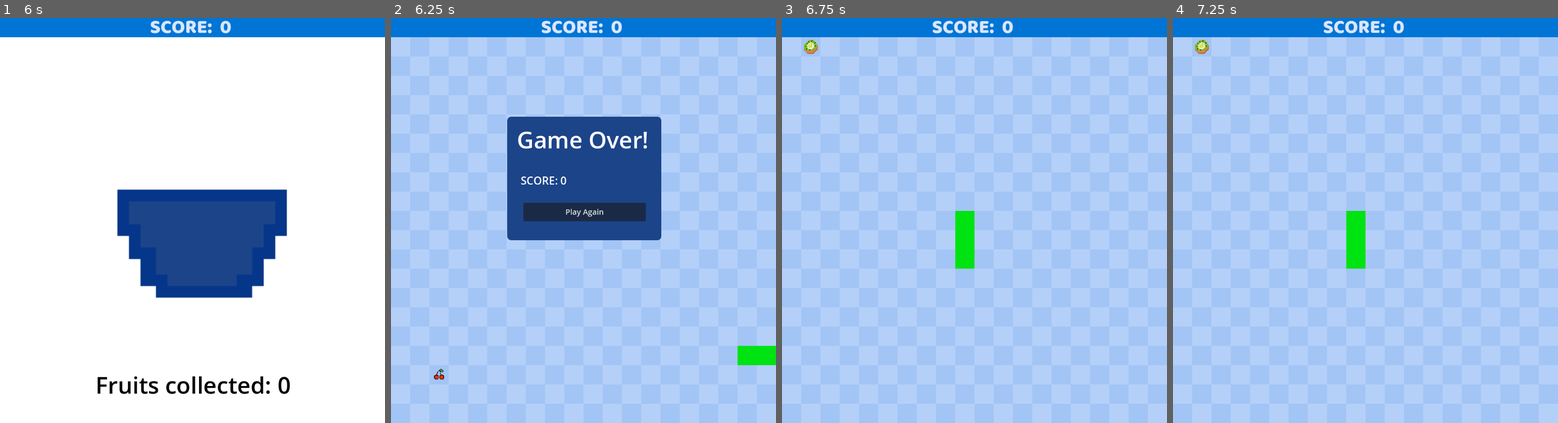
Above: before the commit, frames 1-4 (left to right).
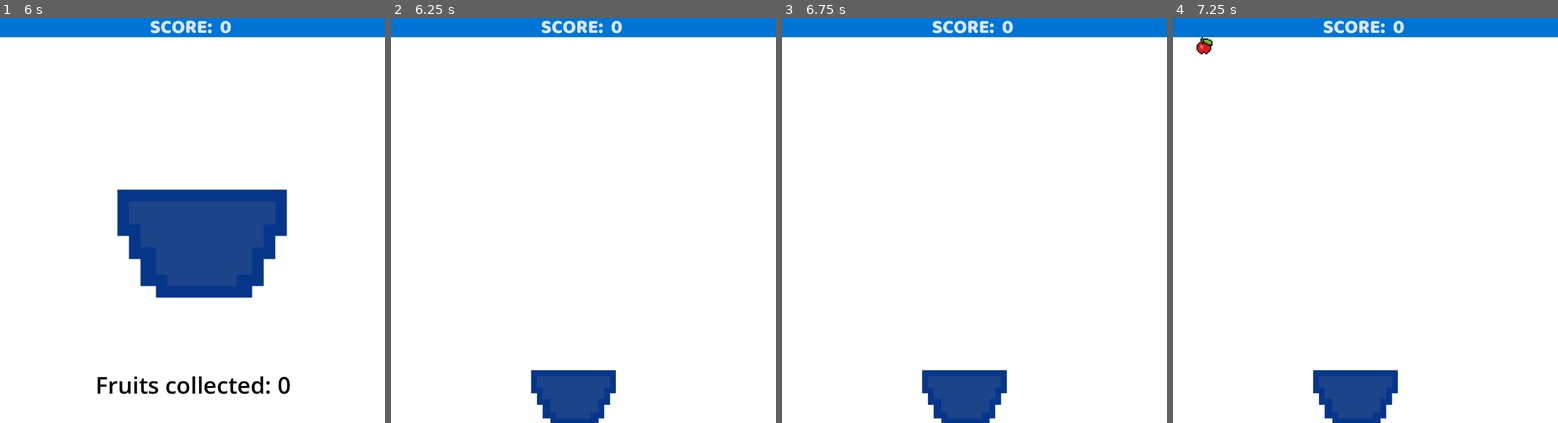
Above: after the commit, the same moments.

Repository: lll11233/snakeGame
Game: Godot game, scene res://scenes/main.tscn
Same seed, same stepped clock (60 frames per second), same inputs: the game is played once before the commit and once after it.
Inputs (mouse positions are in pixels of both pictures, inside the frame that each line leads up to):
- Up to frame 1 (6 s): click "Press Me to start!" at 0.5 s; tap Enter at 1.25, 5.75 s; hold D (move_right) 1.28-2.03 s; tap Alt every 1.5 s from 1.35 to 5.85 s; hold Down (move_down) 2.03-2.78 s; tap Shift at 2.1, 3.6, 5.1 s; hold D (move_right) 2.78-3.53 s; hold W (move_up) 3.53-4.28 s; hold Left (move_left) 4.28-5.78 s; tap Space at 5 s; hold Down (move_down) from 5.78 s (still down)
- Up to frame 2 (6.25 s): keep holding Down (move_down)
- Up to frame 3 (6.75 s): release Down (move_down) at 6.5 s; click (974, 212) at 6.5 s, where only the run before the commit has a clickable "Play Again"
- Up to frame 4 (7.25 s): no input

Frame 1 is identical in both runs. In frame 2, 95% of the frame differs, in the area x 0-100%, y 4-100%; in frame 3, 95%; in frame 4, 95%.

Commit message:
it not working

Diff:
--- a/player.gd
+++ b/player.gd
@@ -4,8 +4,8 @@
 const SPEED = 300.0
 
 
-func _physics_process(delta: float) -> void:
-	var direction = Input.get_axis("move_left","move_right")
+func _physics_process(_delta: float) -> void:
+	var direction = Input.get_axis("move_left","move_right",)
 	if direction != 0:
 		##what does != mean?
 		velocity.x = direction * SPEED
--- a/scenes/collectibles.tscn
+++ /dev/null
@@ -1,19 +0,0 @@
-[gd_scene load_steps=4 format=3 uid="uid://v6wc2totgcfx"]
-
-[ext_resource type="Script" uid="uid://b74n67sngs0ny" path="res://scripts/collectibles.gd" id="1_mtlde"]
-[ext_resource type="Texture2D" uid="uid://b2cicg4pqs5tu" path="res://assets/apple.png" id="2_rms2y"]
-
-[sub_resource type="CircleShape2D" id="CircleShape2D_baflr"]
-radius = 26.0
-
-[node name="collectibles" type="Area2D"]
-script = ExtResource("1_mtlde")
-
-[node name="TextureRect" type="TextureRect" parent="."]
-offset_right = 40.0
-offset_bottom = 40.0
-texture = ExtResource("2_rms2y")
-
-[node name="CollisionShape2D" type="CollisionShape2D" parent="."]
-position = Vector2(26, 24)
-shape = SubResource("CircleShape2D_baflr")
--- /dev/null
+++ b/scenes/fallingObject.tscn
@@ -0,0 +1,21 @@
+[gd_scene load_steps=4 format=3 uid="uid://v6wc2totgcfx"]
+
+[ext_resource type="Script" uid="uid://b74n67sngs0ny" path="res://scripts/fallingObject.gd" id="1_du1qa"]
+[ext_resource type="Texture2D" uid="uid://b2cicg4pqs5tu" path="res://assets/apple.png" id="2_05y2y"]
+
+[sub_resource type="CircleShape2D" id="CircleShape2D_baflr"]
+radius = 26.0
+
+[node name="fallingObject" type="Area2D"]
+script = ExtResource("1_du1qa")
+
+[node name="TextureRect" type="TextureRect" parent="."]
+offset_right = 40.0
+offset_bottom = 40.0
+texture = ExtResource("2_05y2y")
+
+[node name="CollisionShape2D" type="CollisionShape2D" parent="."]
+position = Vector2(26, 24)
+shape = SubResource("CircleShape2D_baflr")
+
+[connection signal="area_entered" from="." to="." method="_on_area_entered"]
--- a/scenes/fallling_objects.tscn
+++ /dev/null
@@ -1,24 +0,0 @@
-[gd_scene load_steps=9 format=3 uid="uid://cmbgvnjy6x2ol"]
-
-[ext_resource type="Script" uid="uid://dxukwvmpivy6q" path="res://scripts/fallling_objects.gd" id="1_atonc"]
-[ext_resource type="Texture2D" uid="uid://b2cicg4pqs5tu" path="res://assets/apple.png" id="1_k6rdh"]
-[ext_resource type="Script" uid="uid://dhvu5b7s7ab67" path="res://scripts/sprite_2d.gd" id="3_kwpbn"]
-[ext_resource type="Texture2D" uid="uid://b15th0wfah3f5" path="res://assets/banana.png" id="4_vmqfi"]
-[ext_resource type="Texture2D" uid="uid://c4ck22ewcn624" path="res://assets/cherry.png" id="5_7ij1x"]
-[ext_resource type="Texture2D" uid="uid://dmi5b3mgpqfyk" path="res://assets/grape.png" id="6_h7fvf"]
-[ext_resource type="Texture2D" uid="uid://cxdxaj2ktsjmu" path="res://assets/kiwi.png" id="7_nevlw"]
-
-[sub_resource type="CircleShape2D" id="CircleShape2D_atonc"]
-radius = 22.3607
-
-[node name="Area2D" type="Area2D"]
-script = ExtResource("1_atonc")
-
-[node name="CollisionShape2D" type="CollisionShape2D" parent="."]
-shape = SubResource("CircleShape2D_atonc")
-debug_color = Color(0.0977077, 0.522952, 1, 0.42)
-
-[node name="Sprite2D" type="Sprite2D" parent="."]
-texture = ExtResource("1_k6rdh")
-script = ExtResource("3_kwpbn")
-sprite_textures = Array[Texture2D]([ExtResource("1_k6rdh"), ExtResource("4_vmqfi"), ExtResource("5_7ij1x"), ExtResource("6_h7fvf"), ExtResource("7_nevlw")])
--- a/scenes/mini_game.tscn
+++ b/scenes/mini_game.tscn
@@ -1,17 +1,27 @@
-[gd_scene load_steps=2 format=3 uid="uid://o4g6rc5v43r0"]
+[gd_scene load_steps=3 format=3 uid="uid://o4g6rc5v43r0"]
 
 [ext_resource type="Script" uid="uid://dji2as7c7phig" path="res://scripts/mini_game.gd" id="1_gn4em"]
+[ext_resource type="PackedScene" uid="uid://d27a728gbnsba" path="res://scenes/player.tscn" id="2_nrtvx"]
 
 [node name="mini_game" type="Node"]
 script = ExtResource("1_gn4em")
 
 [node name="ColorRect" type="ColorRect" parent="."]
 anchors_preset = -1
-anchor_right = 0.985
-anchor_bottom = 0.990476
+anchor_left = -0.025
+anchor_right = 1.01
+anchor_bottom = 0.985714
+offset_left = 25.0
+offset_top = 20.0
+offset_right = 25.0
+offset_bottom = 20.0
 metadata/_edit_use_anchors_ = true
 
 [node name="Timer" type="Timer" parent="."]
 
 [node name="Marker2D" type="Marker2D" parent="."]
 position = Vector2(464, 12)
+
+[node name="player" parent="." instance=ExtResource("2_nrtvx")]
+
+[connection signal="timeout" from="Timer" to="." method="_on_timer_timeout"]
--- a/scenes/basket.tscn
+++ b/scenes/player.tscn
@@ -1,12 +1,19 @@
-[gd_scene load_steps=3 format=3 uid="uid://d27a728gbnsba"]
+[gd_scene load_steps=4 format=3 uid="uid://d27a728gbnsba"]
 
 [ext_resource type="Script" uid="uid://d28kge4g2ws27" path="res://player.gd" id="1_ccfdg"]
 [ext_resource type="Texture2D" uid="uid://bujwv4h5wekqd" path="res://assets/bowl_2.png" id="2_idgsc"]
 
-[node name="basket" type="CharacterBody2D"]
+[sub_resource type="RectangleShape2D" id="RectangleShape2D_idgsc"]
+size = Vector2(214, 141)
+
+[node name="player" type="CharacterBody2D"]
+collision_mask = 4
 script = ExtResource("1_ccfdg")
 
 [node name="Sprite2D" type="Sprite2D" parent="."]
+position = Vector2(459, 943)
 texture = ExtResource("2_idgsc")
 
 [node name="CollisionShape2D" type="CollisionShape2D" parent="."]
+position = Vector2(468, 985.5)
+shape = SubResource("RectangleShape2D_idgsc")
--- a/scripts/collectibles.gd
+++ /dev/null
@@ -1,20 +0,0 @@
-extends Area2D
-
-
-
-
-var speed = 300
-# Called when the node enters the scene tree for the first time.
-func _ready() -> void:
-	area_entered.connect(_on_area_entered)
-
-# Called every frame. 'delta' is the elapsed time since the previous frame.
-func _process(delta: float) -> void:
-	position.y += speed *delta
-	if position.y > 600:
-		queue_free()
-
-func _on_area_entered(other_area):
-	if other_area.is_in_group("player_hitbox"):
-		emit_signal("collected")
-		queue_free() ## this means to remove an object, like remove from scene tree?
--- /dev/null
+++ b/scripts/fallingObject.gd
@@ -0,0 +1,35 @@
+extends Area2D
+
+
+var score = Main.score
+
+var speed = 300
+# Called when the node enters the scene tree for the first time.
+#func _ready() -> void:
+	#area_entered.connect(_on_falling_object_area_entered)
+
+# Called every frame. 'delta' is the elapsed time since the previous frame.
+func _process(delta: float) -> void:
+	position.y += speed *delta
+	if position.y > 1000:
+		queue_free()
+
+#func _on_area_entered(other_area):
+	#if other_area.is_in_group("basket"):
+		#emit_signal("collected")
+		#queue_free() ## this means to remove an object, like remove from scene tree?
+
+#func  _on_falling_object_area_entered(area):
+	#if area.name == "player":
+		#queue_free()
+		#emit_signal("collected")
+		#score = score + 1
+		#
+
+
+func _on_area_entered(area: Area2D) -> void:
+	if area.name == "player":
+		queue_free()
+		#emit_signal("collected")
+		#score = score + 1
+		get_tree().get_root().get_node("Main").increase_score()
--- a/scripts/fallling_objects.gd
+++ /dev/null
@@ -1,27 +0,0 @@
-extends Area2D
-
-
-# Called when the node enters the scene tree for the first time.
-func _ready() -> void:
-	pass
-
-# Called every frame. 'delta' is the elapsed time since the previous frame.
-func _process(delta: float) -> void:
-	position.y += 300 *delta
-
-
-
-
-# Export an array of Textures for easy management in the Inspector
-
-
-
-
-
-	#var FruitScene = fruit_scenes[randi() % fruit_scenes.size()]
-	#var fruit_instance = FruitScene.instantiate()
-	#var tex = fruit_instance.texture
-	#var img = tex.get_image()
-	#img.resize(50, 50)
-	#var food = get_tree().get_root().get_node("_Node_2/food")
-	#food.texture = ImageTexture.create_from_image(img)
--- a/scripts/main.gd
+++ b/scripts/main.gd
@@ -191,7 +191,7 @@
 
 
 
-	await get_tree().create_timer(score).timeout
+	await get_tree().create_timer(10).timeout
 	mini_game_ui.queue_free()
 
 	$GameOverMenu.get_node("endResult").text = "SCORE: " + str(score)
@@ -223,6 +223,11 @@
 
 	regen_food = true
 
+func increase_score():
+	score += 1
+	var scorelabel = get_tree().get_root().get_node("_Node_2/HUD/scoreLabel")
+	scorelabel.text = "SCORE:  " + str(score)
+
 
 
 
@@ -231,9 +236,7 @@
 		#banana_score += 1 ## banana score still doenst work
 	if snake_data[0] == food_pos:
 		$soundEffect.play()
-		score += 1
-		var scorelabel = get_tree().get_root().get_node("_Node_2/HUD/scoreLabel")
-		scorelabel.text = "SCORE:  " + str(score)
+		increase_score()
 		add_segment(old_data[-1])
 		move_food()
 	#if snake_data[0] == food_pos and FruitScene[4]:
--- a/scripts/mini_game.gd
+++ b/scripts/mini_game.gd
@@ -1,6 +1,6 @@
 extends Node
 
-var collectiblesScene = preload("res://scenes/collectibles.tscn")
+var falling_object_scene = preload("res://scenes/fallingObject.tscn")
 
 var fruit_scenes = [
 	preload("res://scenes/apple_scene.tscn"),
@@ -28,18 +28,29 @@
 var score = Main.score
 # Called when the node enters the scene tree for the first time.
 func _ready() -> void:
-	$Timer.timeout.connect(_on_timer_timeout) # Connect the timer signal
+	#$Timer.timeout.connect(_on_timer_timeout) # Connect the timer signal
 	$Timer.start() # Start the timer
 	randomize() # Initialize random number generator
 
 
 func _on_timer_timeout():
-	var new_object = collectiblesScene.instantiate()
+	var new_object = falling_object_scene.instantiate()
 	add_child(new_object)
-	new_object.position.x = randf_range(50,200)
+	new_object.position.x = randf_range(0,1000)
 	new_object.position.y = $Marker2D.position.y
-	new_object.connect("collected", _on_object_collected)
+	#new_object.connect("collected", _on_object_collected)
 
-func _on_object_collected():
-	score += 1
-	print("The Score is now ", score)
+#func _on_object_collected():
+	#score = score + 1
+	#print("The Score is now ", score)
+
+
+
+
+
+#func _on_timer_timeout():
+	#var new_object = falling_object_scene.instantiate()
+	## Randomize starting position (x-coordinate)
+	#new_object.position.x = randf_range(0, screen_size.x)
+	#new_object.position.y = 0 # Start at the top
+	#add_child(new_object)
Renamed: scripts/collectibles.gd.uid -> scripts/fallingObject.gd.uid
Not shown, removed: scripts/fallling_objects.gd.uid
